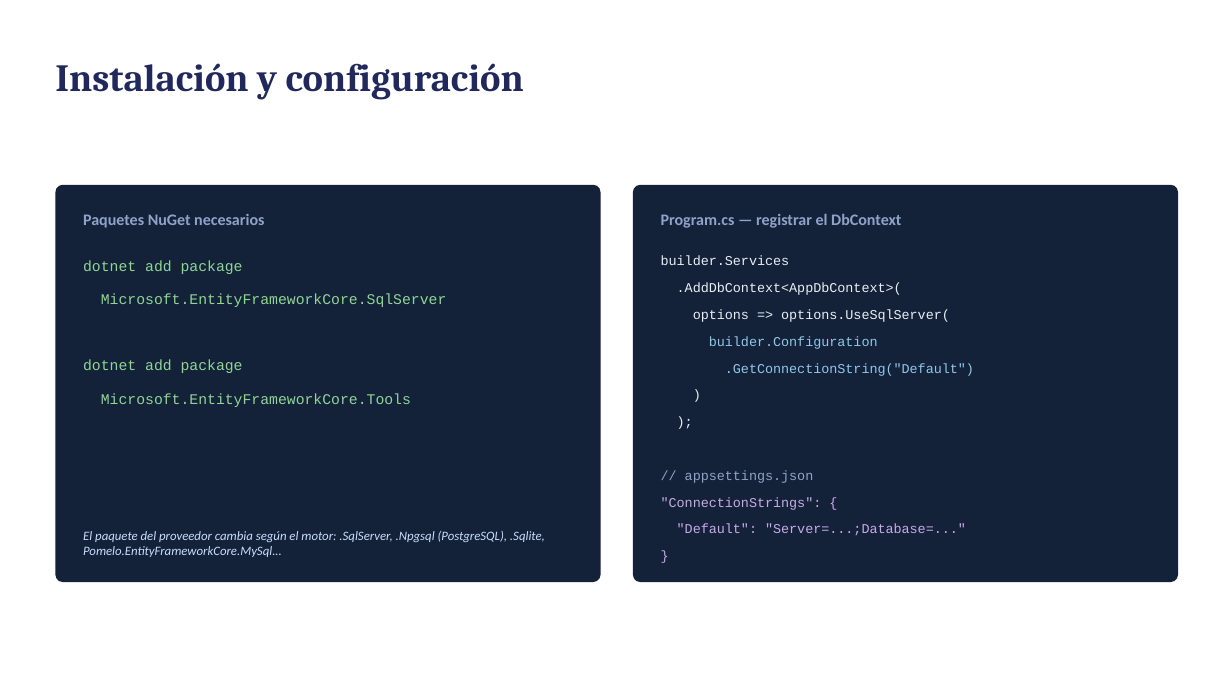
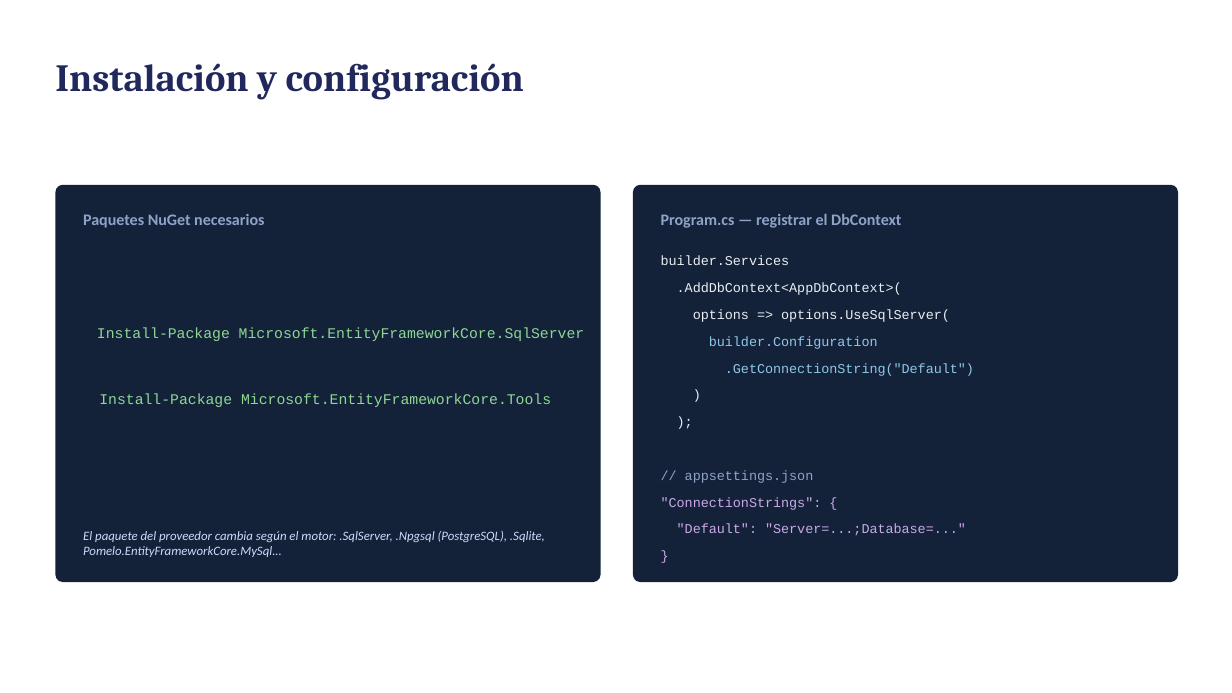
Before and after one commit to maximedina/UTN_ProgramacionIV, a slide deck: slide 4 of 2. ORM/EF_Core.pptx. Drawn at 1232x693 pixels with LibreOffice and Linux fonts; fonts in the diff are those of the drawing. Boxes give left, top, right and bottom in pixels: in the first picture for what was removed or moved away, otherwise in the second. Text is boxed around its words. In the diff, an @@ line names an element or a change of style, - is before the commit and + after.

```diff
--- a/2. ORM/EF_Core.pptx
+++ b/2. ORM/EF_Core.pptx
@@ text removed at (x1=83, y1=260, x2=243, y2=274) @@
-dotnet add package
@@ text at (x1=97, y1=327, x2=585, y2=341): text changed @@
-Microsoft.EntityFrameworkCore.SqlServer
+Install-Package Microsoft.EntityFrameworkCore.SqlServer
@@ text removed at (x1=83, y1=360, x2=243, y2=373) @@
-dotnet add package
@@ text at (x1=99, y1=393, x2=551, y2=407): text changed @@
-Microsoft.EntityFrameworkCore.Tools
+Install-Package Microsoft.EntityFrameworkCore.Tools
```
Also in this commit, not shown: 2 other slides changed, 9 other files.
